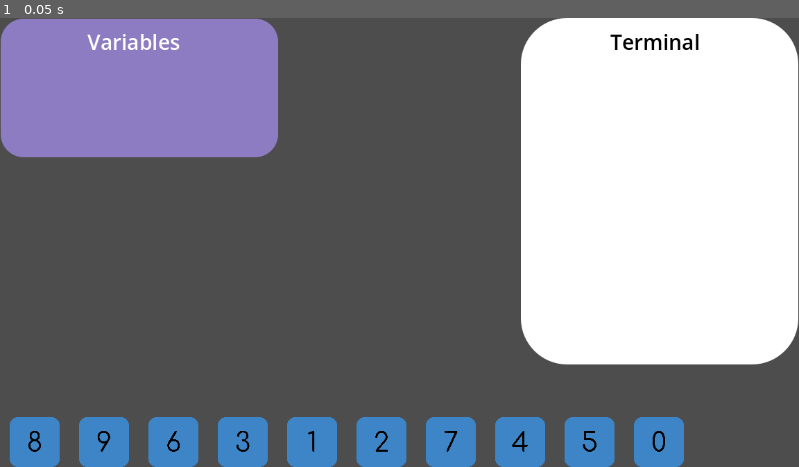
Above: before the commit, frame 1.
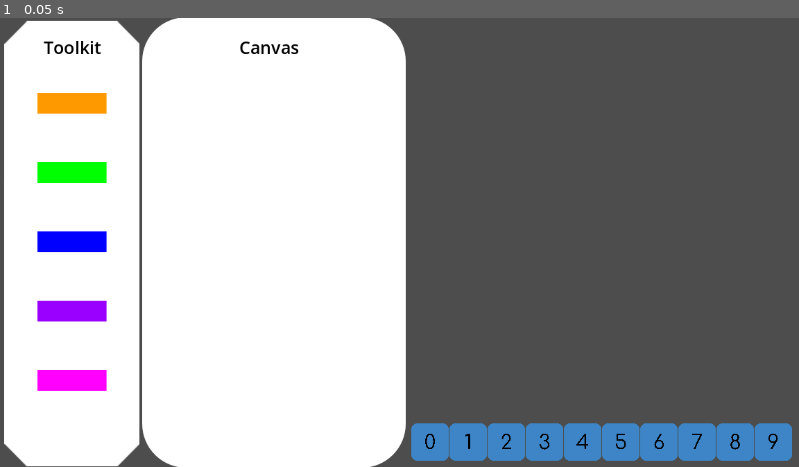
Above: after the commit, the same moment.

Repository: TheLoneMoonRat/FaceCode
Game: Godot game, scene res://Scenes/Coding_environment.tscn
Same seed, same stepped clock (60 frames per second), same inputs: the game is played once before the commit and once after it. Before the commit the project starts from res://Scenes/Scene_one.tscn.
Inputs:
- Up to frame 1 (0.05 s): no input

The runs differ from the first frame. In frame 1, 79% of the frame differs, in the area x 0-100%, y 0-100%.

Commit message:
Created coding environment
- created an environment scene for building a program with block coding
- added drag and drop block code components
- added dynamic repositioning of block code on the code canvas

Diff:
--- a/Scenes/Block(0).gd
+++ /dev/null
@@ -1,11 +0,0 @@
-extends Sprite2D
-
-
-# Called when the node enters the scene tree for the first time.
-func _ready():
-	get_parent().get_node("Block(3)").position = Vector2(250, 250) # Replace with function body.
-
-
-# Called every frame. 'delta' is the elapsed time since the previous frame.
-func _process(delta):
-	pass
--- /dev/null
+++ b/Scenes/Coding_environment.tscn
@@ -0,0 +1,237 @@
+[gd_scene load_steps=21 format=3 uid="uid://c5t755ei2rgeh"]
+
+[ext_resource type="Texture2D" uid="uid://c12erc6bxbd52" path="res://Assets/Terminal.png" id="2_2g3af"]
+[ext_resource type="Texture2D" uid="uid://cmrqvgplag2y4" path="res://Assets/Block (1).png" id="3_1q378"]
+[ext_resource type="Texture2D" uid="uid://c7283m6ts0crc" path="res://Assets/Block (2).png" id="4_5v6vb"]
+[ext_resource type="Texture2D" uid="uid://dfj4rxr0wwm0k" path="res://Assets/Block (3).png" id="5_0xx8r"]
+[ext_resource type="Texture2D" uid="uid://dckyfb6cfwqj3" path="res://Assets/Block (4).png" id="6_qtbec"]
+[ext_resource type="Texture2D" uid="uid://clk8tqamhblvg" path="res://Assets/Block (5).png" id="7_avu7i"]
+[ext_resource type="Texture2D" uid="uid://dnhr060tblwq8" path="res://Assets/Block (6).png" id="8_q7aoa"]
+[ext_resource type="Texture2D" uid="uid://buivnsmtwtvxu" path="res://Assets/Block (7).png" id="9_6y5vm"]
+[ext_resource type="Texture2D" uid="uid://c85drdhx2s0c2" path="res://Assets/Block (8).png" id="10_fjf31"]
+[ext_resource type="Script" path="res://Scripts/code_editor.gd" id="11_8igtm"]
+[ext_resource type="Texture2D" uid="uid://675pjkbb1yb0" path="res://Assets/Block (9).png" id="11_plh3c"]
+[ext_resource type="Texture2D" uid="uid://0nl0cmo5agp2" path="res://Assets/Block.png" id="12_db3fm"]
+[ext_resource type="Texture2D" uid="uid://bywwlh8xpmp7m" path="res://Assets/Canvas.png" id="12_rwh0j"]
+[ext_resource type="Texture2D" uid="uid://cqgou6fihwg38" path="res://Assets/Block_canvas.png" id="13_h4xfv"]
+[ext_resource type="Texture2D" uid="uid://ds31x8oxay022" path="res://Assets/Reference.png" id="14_x2pjn"]
+[ext_resource type="Texture2D" uid="uid://dyoasaa38yr42" path="res://Assets/Operate.png" id="15_vf2jm"]
+[ext_resource type="Texture2D" uid="uid://2lqvvvyu5ivn" path="res://Assets/Assign.png" id="16_0k3lj"]
+[ext_resource type="Texture2D" uid="uid://wjx55utxcprt" path="res://Assets/Compare.png" id="17_j7gqw"]
+[ext_resource type="Texture2D" uid="uid://xec5acc311he" path="res://Assets/Repeat.png" id="18_h4v4r"]
+[ext_resource type="Texture2D" uid="uid://blc0nqas5ngu" path="res://Assets/outline.png" id="20_6t3pm"]
+
+[node name="CodingEnvironment" type="Node2D"]
+
+[node name="Block(1)" type="Sprite2D" parent="."]
+position = Vector2(675, 612)
+scale = Vector2(0.075, 0.075)
+texture = ExtResource("3_1q378")
+
+[node name="Block(1)2" type="Sprite2D" parent="."]
+visible = false
+position = Vector2(150, 612)
+scale = Vector2(0.1, 0.1)
+texture = ExtResource("3_1q378")
+
+[node name="Block(2)" type="Sprite2D" parent="."]
+position = Vector2(730, 612)
+scale = Vector2(0.075, 0.075)
+texture = ExtResource("4_5v6vb")
+
+[node name="Block(2)2" type="Sprite2D" parent="."]
+visible = false
+position = Vector2(371, 346)
+scale = Vector2(0.1, 0.1)
+texture = ExtResource("4_5v6vb")
+
+[node name="Block(3)" type="Sprite2D" parent="."]
+position = Vector2(785, 612)
+scale = Vector2(0.075, 0.075)
+texture = ExtResource("5_0xx8r")
+
+[node name="Block(3)2" type="Sprite2D" parent="."]
+visible = false
+position = Vector2(438, 433)
+scale = Vector2(0.1, 0.1)
+texture = ExtResource("5_0xx8r")
+
+[node name="Block(4)" type="Sprite2D" parent="."]
+position = Vector2(840, 612)
+scale = Vector2(0.075, 0.075)
+texture = ExtResource("6_qtbec")
+
+[node name="Block(4)2" type="Sprite2D" parent="."]
+visible = false
+position = Vector2(495, 468)
+scale = Vector2(0.1, 0.1)
+texture = ExtResource("6_qtbec")
+
+[node name="Block(5)" type="Sprite2D" parent="."]
+position = Vector2(895, 612)
+scale = Vector2(0.075, 0.075)
+texture = ExtResource("7_avu7i")
+
+[node name="Block(5)2" type="Sprite2D" parent="."]
+visible = false
+position = Vector2(637, 490)
+scale = Vector2(0.1, 0.1)
+texture = ExtResource("7_avu7i")
+
+[node name="Block(6)" type="Sprite2D" parent="."]
+position = Vector2(950, 612)
+scale = Vector2(0.075, 0.075)
+texture = ExtResource("8_q7aoa")
+
+[node name="Block(6)2" type="Sprite2D" parent="."]
+visible = false
+position = Vector2(740, 583)
+scale = Vector2(0.1, 0.1)
+texture = ExtResource("8_q7aoa")
+
+[node name="Block(7)" type="Sprite2D" parent="."]
+position = Vector2(1005, 612)
+scale = Vector2(0.075, 0.075)
+texture = ExtResource("9_6y5vm")
+
+[node name="Block(7)2" type="Sprite2D" parent="."]
+visible = false
+position = Vector2(858, 565)
+scale = Vector2(0.1, 0.1)
+texture = ExtResource("9_6y5vm")
+
+[node name="Block(8)" type="Sprite2D" parent="."]
+position = Vector2(1060, 612)
+scale = Vector2(0.075, 0.075)
+texture = ExtResource("10_fjf31")
+
+[node name="Block(8)2" type="Sprite2D" parent="."]
+visible = false
+position = Vector2(943, 566)
+scale = Vector2(0.1, 0.1)
+texture = ExtResource("10_fjf31")
+
+[node name="Block(9)" type="Sprite2D" parent="."]
+position = Vector2(1115, 612)
+scale = Vector2(0.075, 0.075)
+texture = ExtResource("11_plh3c")
+
+[node name="Block(9)2" type="Sprite2D" parent="."]
+visible = false
+position = Vector2(1020, 567)
+scale = Vector2(0.1, 0.1)
+texture = ExtResource("11_plh3c")
+
+[node name="Block(0)" type="Sprite2D" parent="."]
+position = Vector2(620, 612)
+scale = Vector2(0.075, 0.075)
+texture = ExtResource("12_db3fm")
+
+[node name="Block(0)2" type="Sprite2D" parent="."]
+visible = false
+position = Vector2(50, 612)
+scale = Vector2(0.1, 0.1)
+texture = ExtResource("12_db3fm")
+
+[node name="Stack" type="Node2D" parent="."]
+script = ExtResource("11_8igtm")
+
+[node name="Terminal" type="Sprite2D" parent="."]
+visible = false
+position = Vector2(875, 293)
+texture = ExtResource("2_2g3af")
+
+[node name="terminal_content" type="RichTextLabel" parent="."]
+visible = false
+modulate = Color(0.00184107, 0.00184107, 0.00184107, 1)
+offset_left = 701.0
+offset_top = 113.0
+offset_right = 1049.0
+offset_bottom = 521.0
+theme_override_font_sizes/normal_font_size = 25
+fit_content = true
+scroll_following = true
+autowrap_mode = 0
+
+[node name="terminal_heading" type="RichTextLabel" parent="."]
+visible = false
+modulate = Color(0.00184107, 0.00184107, 0.00184107, 1)
+offset_left = 804.0
+offset_top = 56.0
+offset_right = 937.0
+offset_bottom = 102.0
+theme_override_font_sizes/normal_font_size = 30
+text = "Terminal"
+fit_content = true
+autowrap_mode = 0
+
+[node name="Canvas" type="Sprite2D" parent="."]
+position = Vector2(104, 326)
+scale = Vector2(0.975, 0.989231)
+texture = ExtResource("12_rwh0j")
+
+[node name="BlockCanvas" type="Sprite2D" parent="."]
+position = Vector2(395, 324)
+texture = ExtResource("13_h4xfv")
+
+[node name="Reference" type="Sprite2D" parent="."]
+position = Vector2(104, 123)
+texture = ExtResource("14_x2pjn")
+
+[node name="Operate" type="Sprite2D" parent="."]
+position = Vector2(104, 323)
+texture = ExtResource("15_vf2jm")
+
+[node name="Assign" type="Sprite2D" parent="."]
+position = Vector2(104, 223)
+texture = ExtResource("16_0k3lj")
+
+[node name="Compare" type="Sprite2D" parent="."]
+position = Vector2(104, 423)
+texture = ExtResource("17_j7gqw")
+
+[node name="Repeat" type="Sprite2D" parent="."]
+position = Vector2(104, 523)
+texture = ExtResource("18_h4v4r")
+
+[node name="toolkit_heading2" type="RichTextLabel" parent="."]
+modulate = Color(0.00184107, 0.00184107, 0.00184107, 1)
+anchors_preset = 8
+anchor_left = 0.5
+anchor_top = 0.5
+anchor_right = 0.5
+anchor_bottom = 0.5
+offset_left = 345.0
+offset_top = 25.0
+offset_right = 449.0
+offset_bottom = 71.0
+grow_horizontal = 2
+grow_vertical = 2
+theme_override_font_sizes/normal_font_size = 25
+text = "Canvas
+"
+fit_content = true
+autowrap_mode = 0
+
+[node name="toolkit_heading" type="RichTextLabel" parent="."]
+modulate = Color(0.00184107, 0.00184107, 0.00184107, 1)
+anchors_preset = 8
+anchor_left = 0.5
+anchor_top = 0.5
+anchor_right = 0.5
+anchor_bottom = 0.5
+offset_left = 63.0
+offset_top = 25.0
+offset_right = 167.0
+offset_bottom = 71.0
+grow_horizontal = 2
+grow_vertical = 2
+theme_override_font_sizes/normal_font_size = 25
+text = "Toolkit"
+fit_content = true
+autowrap_mode = 0
+
+[node name="Outline" type="Sprite2D" parent="."]
+visible = false
+position = Vector2(418, 324)
+texture = ExtResource("20_6t3pm")
--- a/Scenes/Scene_one.tscn
+++ b/Scenes/Testing_environment.tscn
@@ -1,141 +1,141 @@
-[gd_scene load_steps=14 format=3 uid="uid://clf0dj4dhuf1w"]
+[gd_scene load_steps=14 format=3 uid="uid://c5eydokvmgcut"]
 
-[ext_resource type="Texture2D" uid="uid://cmrqvgplag2y4" path="res://Assets/Block (1).png" id="1_shj04"]
-[ext_resource type="Texture2D" uid="uid://c7283m6ts0crc" path="res://Assets/Block (2).png" id="2_nxycu"]
-[ext_resource type="Texture2D" uid="uid://dfj4rxr0wwm0k" path="res://Assets/Block (3).png" id="3_sx78m"]
-[ext_resource type="Texture2D" uid="uid://dckyfb6cfwqj3" path="res://Assets/Block (4).png" id="4_srr4h"]
-[ext_resource type="Texture2D" uid="uid://clk8tqamhblvg" path="res://Assets/Block (5).png" id="5_7g1p8"]
-[ext_resource type="Texture2D" uid="uid://dnhr060tblwq8" path="res://Assets/Block (6).png" id="6_sfc0v"]
-[ext_resource type="Texture2D" uid="uid://buivnsmtwtvxu" path="res://Assets/Block (7).png" id="7_ne5e7"]
-[ext_resource type="Texture2D" uid="uid://c85drdhx2s0c2" path="res://Assets/Block (8).png" id="8_8b4fp"]
-[ext_resource type="Texture2D" uid="uid://675pjkbb1yb0" path="res://Assets/Block (9).png" id="9_unae2"]
-[ext_resource type="Texture2D" uid="uid://0nl0cmo5agp2" path="res://Assets/Block.png" id="10_470sj"]
-[ext_resource type="Script" path="res://Scripts/position_blocks.gd" id="11_rbldg"]
-[ext_resource type="Texture2D" uid="uid://d2lkd7a5akq3a" path="res://Assets/Variables Plate.png" id="12_hk2v7"]
-[ext_resource type="Texture2D" uid="uid://c12erc6bxbd52" path="res://Assets/Terminal.png" id="13_eaqam"]
+[ext_resource type="Texture2D" uid="uid://d2lkd7a5akq3a" path="res://Assets/Variables Plate.png" id="1_4he5p"]
+[ext_resource type="Texture2D" uid="uid://c12erc6bxbd52" path="res://Assets/Terminal.png" id="2_b18dt"]
+[ext_resource type="Texture2D" uid="uid://cmrqvgplag2y4" path="res://Assets/Block (1).png" id="3_g4it1"]
+[ext_resource type="Texture2D" uid="uid://c7283m6ts0crc" path="res://Assets/Block (2).png" id="4_acn58"]
+[ext_resource type="Texture2D" uid="uid://dfj4rxr0wwm0k" path="res://Assets/Block (3).png" id="5_lq262"]
+[ext_resource type="Texture2D" uid="uid://dckyfb6cfwqj3" path="res://Assets/Block (4).png" id="6_np7e7"]
+[ext_resource type="Texture2D" uid="uid://clk8tqamhblvg" path="res://Assets/Block (5).png" id="7_2wrg4"]
+[ext_resource type="Texture2D" uid="uid://dnhr060tblwq8" path="res://Assets/Block (6).png" id="8_aghfm"]
+[ext_resource type="Texture2D" uid="uid://buivnsmtwtvxu" path="res://Assets/Block (7).png" id="9_phwy6"]
+[ext_resource type="Texture2D" uid="uid://c85drdhx2s0c2" path="res://Assets/Block (8).png" id="10_thbs3"]
+[ext_resource type="Texture2D" uid="uid://675pjkbb1yb0" path="res://Assets/Block (9).png" id="11_brqyk"]
+[ext_resource type="Texture2D" uid="uid://0nl0cmo5agp2" path="res://Assets/Block.png" id="12_771q1"]
+[ext_resource type="Script" path="res://Scripts/position_blocks.gd" id="13_wgj57"]
 
 [node name="Node2D" type="Node2D"]
 
 [node name="VariablesPlate" type="Sprite2D" parent="."]
 position = Vector2(201, 101)
-texture = ExtResource("12_hk2v7")
+texture = ExtResource("1_4he5p")
 
 [node name="Terminal" type="Sprite2D" parent="."]
 position = Vector2(951, 250)
-texture = ExtResource("13_eaqam")
+texture = ExtResource("2_b18dt")
 
 [node name="Block(1)" type="Sprite2D" parent="."]
 position = Vector2(150, 612)
 scale = Vector2(0.1, 0.1)
-texture = ExtResource("1_shj04")
+texture = ExtResource("3_g4it1")
 
 [node name="Block(1)2" type="Sprite2D" parent="."]
 visible = false
 position = Vector2(150, 612)
 scale = Vector2(0.1, 0.1)
-texture = ExtResource("1_shj04")
+texture = ExtResource("3_g4it1")
 
 [node name="Block(2)" type="Sprite2D" parent="."]
 position = Vector2(371, 346)
 scale = Vector2(0.1, 0.1)
-texture = ExtResource("2_nxycu")
+texture = ExtResource("4_acn58")
 
 [node name="Block(2)2" type="Sprite2D" parent="."]
 visible = false
 position = Vector2(371, 346)
 scale = Vector2(0.1, 0.1)
-texture = ExtResource("2_nxycu")
+texture = ExtResource("4_acn58")
 
 [node name="Block(3)" type="Sprite2D" parent="."]
 position = Vector2(438, 433)
 scale = Vector2(0.1, 0.1)
-texture = ExtResource("3_sx78m")
+texture = ExtResource("5_lq262")
 
 [node name="Block(3)2" type="Sprite2D" parent="."]
 visible = false
 position = Vector2(438, 433)
 scale = Vector2(0.1, 0.1)
-texture = ExtResource("3_sx78m")
+texture = ExtResource("5_lq262")
 
 [node name="Block(4)" type="Sprite2D" parent="."]
 position = Vector2(495, 468)
 scale = Vector2(0.1, 0.1)
-texture = ExtResource("4_srr4h")
+texture = ExtResource("6_np7e7")
 
 [node name="Block(4)2" type="Sprite2D" parent="."]
 visible = false
 position = Vector2(495, 468)
 scale = Vector2(0.1, 0.1)
-texture = ExtResource("4_srr4h")
+texture = ExtResource("6_np7e7")
 
 [node name="Block(5)" type="Sprite2D" parent="."]
 position = Vector2(637, 490)
 scale = Vector2(0.1, 0.1)
-texture = ExtResource("5_7g1p8")
+texture = ExtResource("7_2wrg4")
 
 [node name="Block(5)2" type="Sprite2D" parent="."]
 visible = false
 position = Vector2(637, 490)
 scale = Vector2(0.1, 0.1)
-texture = ExtResource("5_7g1p8")
+texture = ExtResource("7_2wrg4")
 
 [node name="Block(6)" type="Sprite2D" parent="."]
 position = Vector2(740, 583)
 scale = Vector2(0.1, 0.1)
-texture = ExtResource("6_sfc0v")
+texture = ExtResource("8_aghfm")
 
 [node name="Block(6)2" type="Sprite2D" parent="."]
 visible = false
 position = Vector2(740, 583)
 scale = Vector2(0.1, 0.1)
-texture = ExtResource("6_sfc0v")
+texture = ExtResource("8_aghfm")
 
 [node name="Block(7)" type="Sprite2D" parent="."]
 position = Vector2(858, 565)
 scale = Vector2(0.1, 0.1)
-texture = ExtResource("7_ne5e7")
+texture = ExtResource("9_phwy6")
 
 [node name="Block(7)2" type="Sprite2D" parent="."]
 visible = false
 position = Vector2(858, 565)
 scale = Vector2(0.1, 0.1)
-texture = ExtResource("7_ne5e7")
+texture = ExtResource("9_phwy6")
 
 [node name="Block(8)" type="Sprite2D" parent="."]
 position = Vector2(943, 566)
 scale = Vector2(0.1, 0.1)
-texture = ExtResource("8_8b4fp")
+texture = ExtResource("10_thbs3")
 
 [node name="Block(8)2" type="Sprite2D" parent="."]
 visible = false
 position = Vector2(943, 566)
 scale = Vector2(0.1, 0.1)
-texture = ExtResource("8_8b4fp")
+texture = ExtResource("10_thbs3")
 
 [node name="Block(9)" type="Sprite2D" parent="."]
 position = Vector2(1020, 567)
 scale = Vector2(0.1, 0.1)
-texture = ExtResource("9_unae2")
+texture = ExtResource("11_brqyk")
 
 [node name="Block(9)2" type="Sprite2D" parent="."]
 visible = false
 position = Vector2(1020, 567)
 scale = Vector2(0.1, 0.1)
-texture = ExtResource("9_unae2")
+texture = ExtResource("11_brqyk")
 
 [node name="Block(0)" type="Sprite2D" parent="."]
 position = Vector2(50, 612)
 scale = Vector2(0.1, 0.1)
-texture = ExtResource("10_470sj")
+texture = ExtResource("12_771q1")
 
 [node name="Block(0)2" type="Sprite2D" parent="."]
 visible = false
 position = Vector2(50, 612)
 scale = Vector2(0.1, 0.1)
-texture = ExtResource("10_470sj")
+texture = ExtResource("12_771q1")
 
 [node name="Stack" type="Node2D" parent="."]
-script = ExtResource("11_rbldg")
+script = ExtResource("13_wgj57")
 
 [node name="variables_heading" type="RichTextLabel" parent="."]
 offset_left = 126.0
--- /dev/null
+++ b/Scripts/code_editor.gd
@@ -0,0 +1,69 @@
+extends Node2D
+var toolkit = ["Reference", "Assign", "Operate", "Compare", "Repeat"]
+var mouse_index = -1
+var clone = null
+var canvas = []
+var highlighted_index
+# Called when the node enters the scene tree for the first time.
+func _ready():
+	pass # Replace with function body.
+
+func _unhandled_input(event):
+	var mouse_co = get_viewport().get_mouse_position()
+	if event is InputEventMouseButton:
+		if event.pressed:
+			if (mouse_co.x >= 54 and mouse_co.x <= 154) and (mouse_co.y >= 110 and mouse_co.y <= 537) and (int(mouse_co.y) % 100 <= 38 and int(mouse_co.y) % 100 >= 9):
+				mouse_index = floor(mouse_co.y / 100) - 1
+		else:
+			if mouse_index != -1 and (mouse_co.y >= 80 and mouse_co.y <= 650) and (mouse_co.x >= 204 and mouse_co.x <= 584):
+				var first_index = 365 - 30 * floor((len(canvas) + 1) / 2) - 15 * ((len(canvas) + 1) % 2)
+				if len(canvas) == 0 or mouse_co.y > canvas[len(canvas) - 1].position.y:
+					canvas.append(clone.duplicate())
+					get_parent().add_child(canvas[len(canvas) - 1])
+					canvas[len(canvas) - 1].move_to_front()
+				elif mouse_co.y < canvas[0].position.y:
+					var temp = []
+					for item in canvas:
+						temp.append(item)
+					canvas.clear()
+					canvas.append(clone.duplicate())
+					for item in temp:
+						canvas.append(item)
+					temp.clear()
+					get_parent().add_child(canvas[0])
+					canvas[0].move_to_front()
+				if len(canvas) <= 18:
+					for i in range (0, len(canvas)):
+						canvas[i].position = Vector2(394, first_index + i * 30)
+			if clone != null:
+				clone.queue_free()
+				clone = null
+			mouse_index = -1
+# Called every frame. 'delta' is the elapsed time since the previous frame.
+func _process(delta):
+	var mouse_co = get_viewport().get_mouse_position()
+	if mouse_index != -1:
+		if clone == null:
+			clone = get_parent().get_node(toolkit[mouse_index]).duplicate()
+			get_parent().add_child(clone)
+			clone.move_to_front()
+		clone.position = mouse_co
+		if len(canvas) > 0 and (mouse_co.y >= 80 and mouse_co.y <= 650) and (mouse_co.x >= 204 and mouse_co.x <= 584):
+			if mouse_co.y > canvas[0].position.y and mouse_co.y < canvas[len(canvas) - 1].position.y:
+				highlighted_index = floor((mouse_co.y - canvas[0].position.y) / 30)
+				print(highlighted_index + 1)
+				var temp = []
+				for i in range (highlighted_index + 1, len(canvas) - 1):
+					temp.append(canvas[i])
+					canvas.remove_at(i)
+				#canvas.append(get_parent().get_node("Outline").duplicate())
+				#get_parent().add_child(canvas[highlighted_index + 1])
+				#canvas[highlighted_index + 1].move_to_front()
+				#canvas[highlighted_index + 1].visible = true
+				#for item in temp:
+					#canvas.append(item)
+				#temp.clear()
+		elif highlighted_index != null:
+			canvas[highlighted_index + 1].queue_free()
+			canvas.remove_at(highlighted_index + 1)
+	#print(mouse_co)
--- a/project.godot
+++ b/project.godot
@@ -11,7 +11,7 @@
 [application]
 
 config/name="Face Code---godot"
-run/main_scene="res://Scenes/Scene_one.tscn"
+run/main_scene="res://Scenes/Coding_environment.tscn"
 config/features=PackedStringArray("4.2", "Mobile")
 config/icon="res://Misc/icon.svg"
 
Binary file added: Assets/Assign.png
Not shown, added: Assets/Assign.png.import
Binary file added: Assets/Block_canvas.png
Not shown, added: Assets/Block_canvas.png.import
Binary file added: Assets/Canvas.png
Not shown, added: Assets/Canvas.png.import
Binary file added: Assets/Compare.png
Not shown, added: Assets/Compare.png.import
Binary file added: Assets/Operate.png
Not shown, added: Assets/Operate.png.import
Binary file added: Assets/Reference.png
Not shown, added: Assets/Reference.png.import
(and 5 more such lines)
